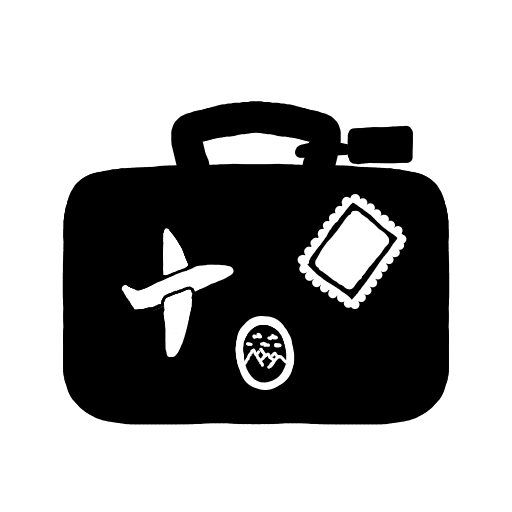
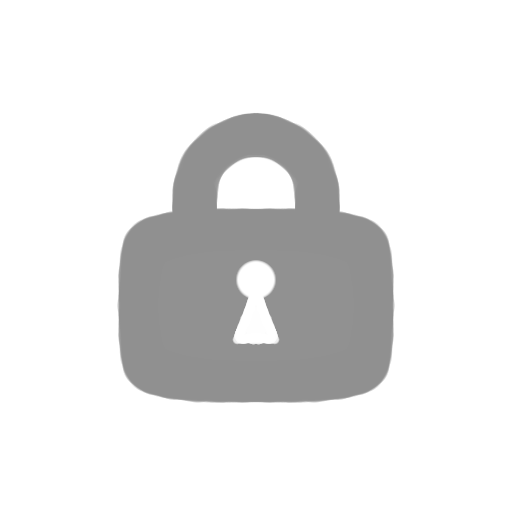
Before/after of a (512, 512) layered artwork. What changed in the layer stack:
showed "Unknown/Locked", opacity 100% → 80%, painted on it over [64, 101, 448, 425]
hid "AllRegionsVisited", painted on it over [62, 101, 450, 425]
